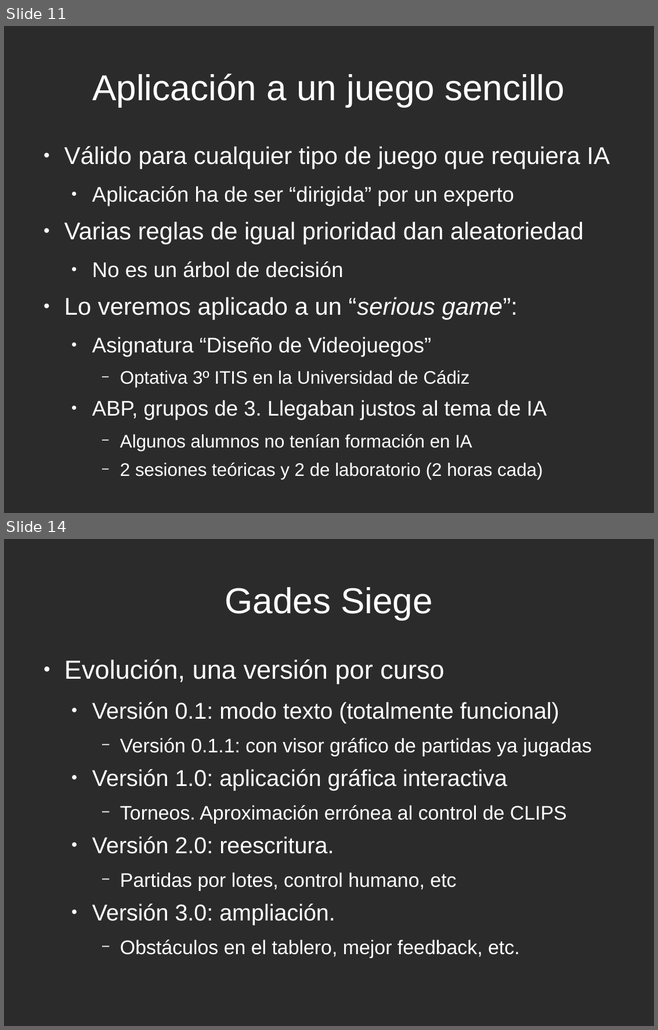
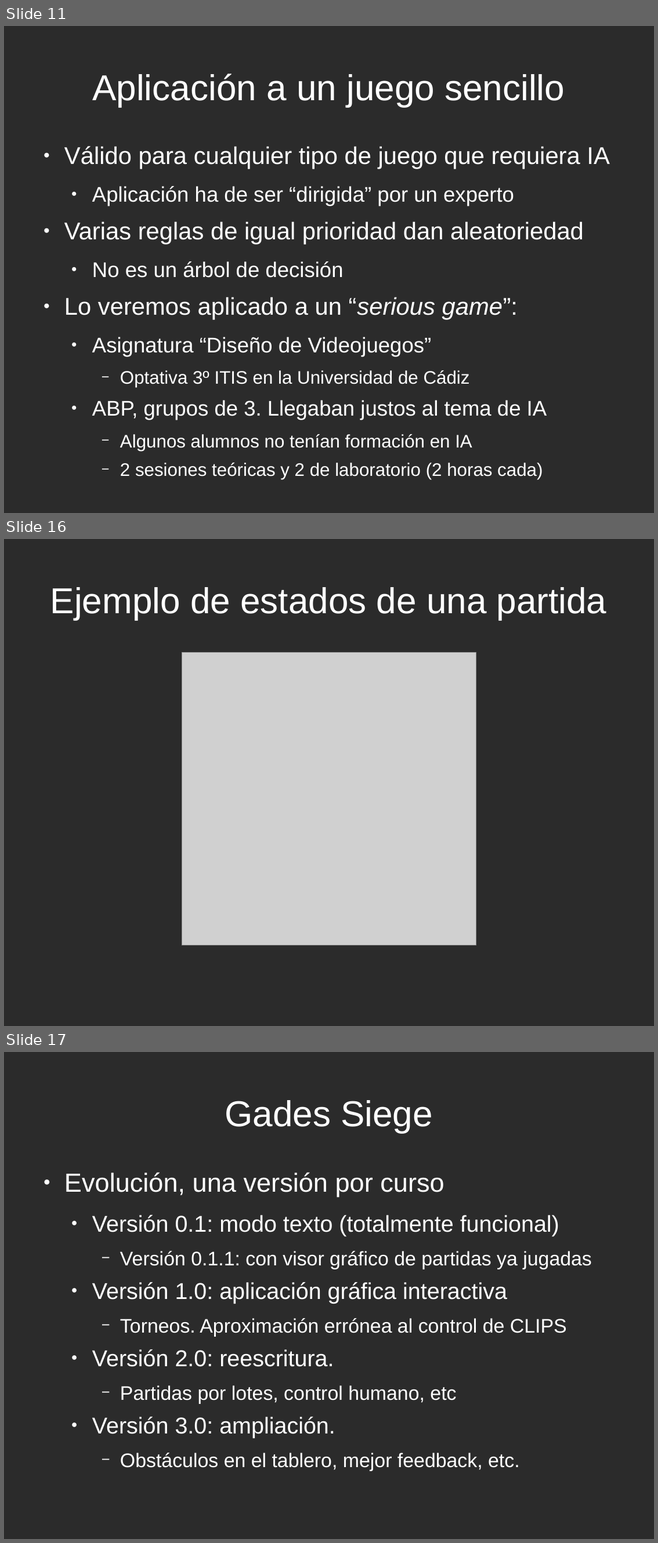
Before and after one commit to rompehielos013013013/gsiege, a slide deck: presentacion/expertoUCLM2014/SSEE-IA.odp. Shown one above the other, each under a label of ours: slides 11 and 14 before the commit, slides 11, 16 and 17 after it; the slides between them are not shown. The pictures are 658x1030 and 658x1543 pixels, drawn with LibreOffice and Linux fonts; fonts in the diff are those of the drawing; grey boxes stand for pictures; background and template pictures are left out; a plain dark background stands for a picture behind light text. Boxes give left, top, right and bottom in pixels: in the first picture for what was removed or moved away, otherwise in the second. Text is boxed around its words. In the diff, an @@ line names an element or a change of style, - is before the commit and + after.

```diff
--- a/presentacion/expertoUCLM2014/SSEE-IA.odp
+++ b/presentacion/expertoUCLM2014/SSEE-IA.odp
@@ slide 16 added at box(4, 539, 654, 1026), background picture (left out) @@
@@ title added at box(50, 587, 607, 620), 44 pt, text #FFFFFF @@
+Ejemplo de estados de una partida
@@ picture added at box(182, 653, 476, 946) @@
@@ what was slide 14 is now slide 17 @@
```
Also in this commit, not shown: 4 slides changed, 3 other slides added, 1 slide removed.
